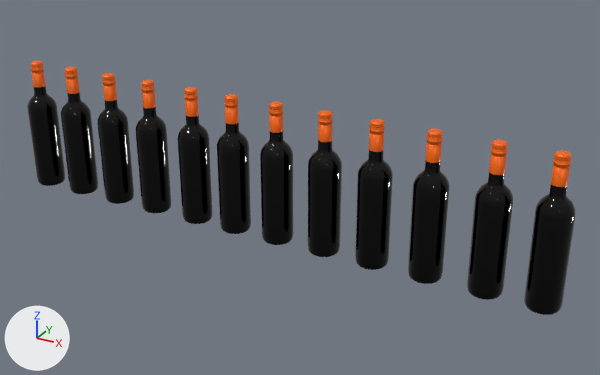
The FBX model Katana/Assets/Models/Bar/Wines.fbx as it was, and as the next commit left it.
Both versions are drawn from a 50 mm camera at (5.99, 12.94, 9.87) aimed at (0.51, 22.89, 4.9). Every picture has the same lights, and +X, +Y and +Z are marked at lower left. The first picture is the older version. Where no turn or scale is listed for an object, it has been applied to the vertices. Vertices at exactly the same position are counted once.

Script lines for the objects in view, before the commit:
```python
me_plane_015 = bpy.data.meshes.new('Plane.015')
me_plane_015.from_pydata(...)  # 8644 vertices, 8460 faces; spans x -4.63..4.5, y 22.45..22.94, z 4.05..6.23
# faces by material slot: [4812, 3648]
me_plane_015.materials.append(mat_dzep)  # orange #ff6b00
me_plane_015.materials.append(mat_material)  # black #000000
ob_wines = bpy.data.objects.new('Wines', me_plane_015)
ob_wines.location = (0.0, 0.0, 0.0)
```
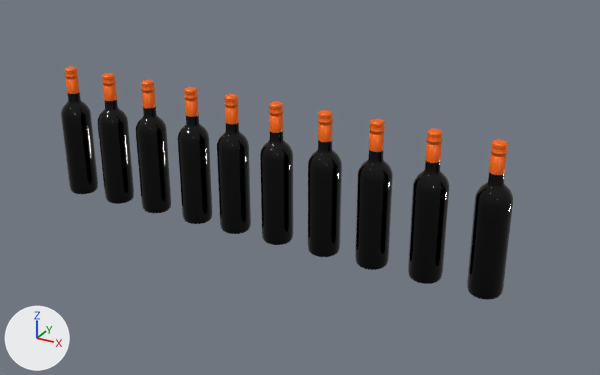
Boxes (x1, y1, x2, y2) around the edits, measured in the pictures (600 x 375 px):
'Wines', reshaped (17% narrower, 8% shorter): before (27, 61, 575, 315); after (61, 67, 513, 300)
part 1 of me_plane_015, deleted: before (524, 150, 575, 315)
part 2 of me_plane_015, deleted: before (27, 61, 65, 186)

Diff of the bpy script that builds the scene:
```diff
--- a/Katana/Assets/Models/Bar/Wines.fbx.py
+++ b/Katana/Assets/Models/Bar/Wines.fbx.py
@@ me_plane_015 @@
 # used by ob_wines; location = (0.0, 0.0, 0.0)
-me_plane_015.from_pydata(...)  # 8644 vertices, 8460 faces; spans x -4.63..4.5, y 22.45..22.94, z 4.05..6.23
+me_plane_015.from_pydata(...)  # 7210 vertices, 7050 faces; spans x -3.87..3.72, y 22.45..22.94, z 4.05..6.23
+# me_plane_015 part 1: the loose piece of 717 vertices spanning x 4.01..4.5, y 22.45..22.94, z 4.05..6.23 is deleted
+# me_plane_015 part 2: the loose piece of 717 vertices spanning x -4.63..-4.14, y 22.45..22.94, z 4.05..6.23 is deleted
 me_plane_015.materials.append(mat_dzep)
```
